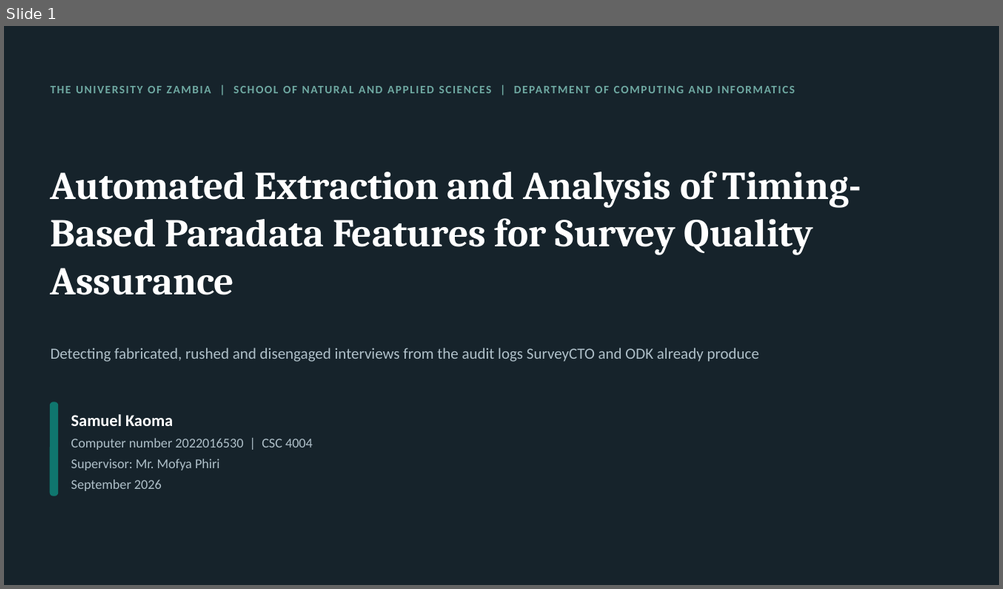
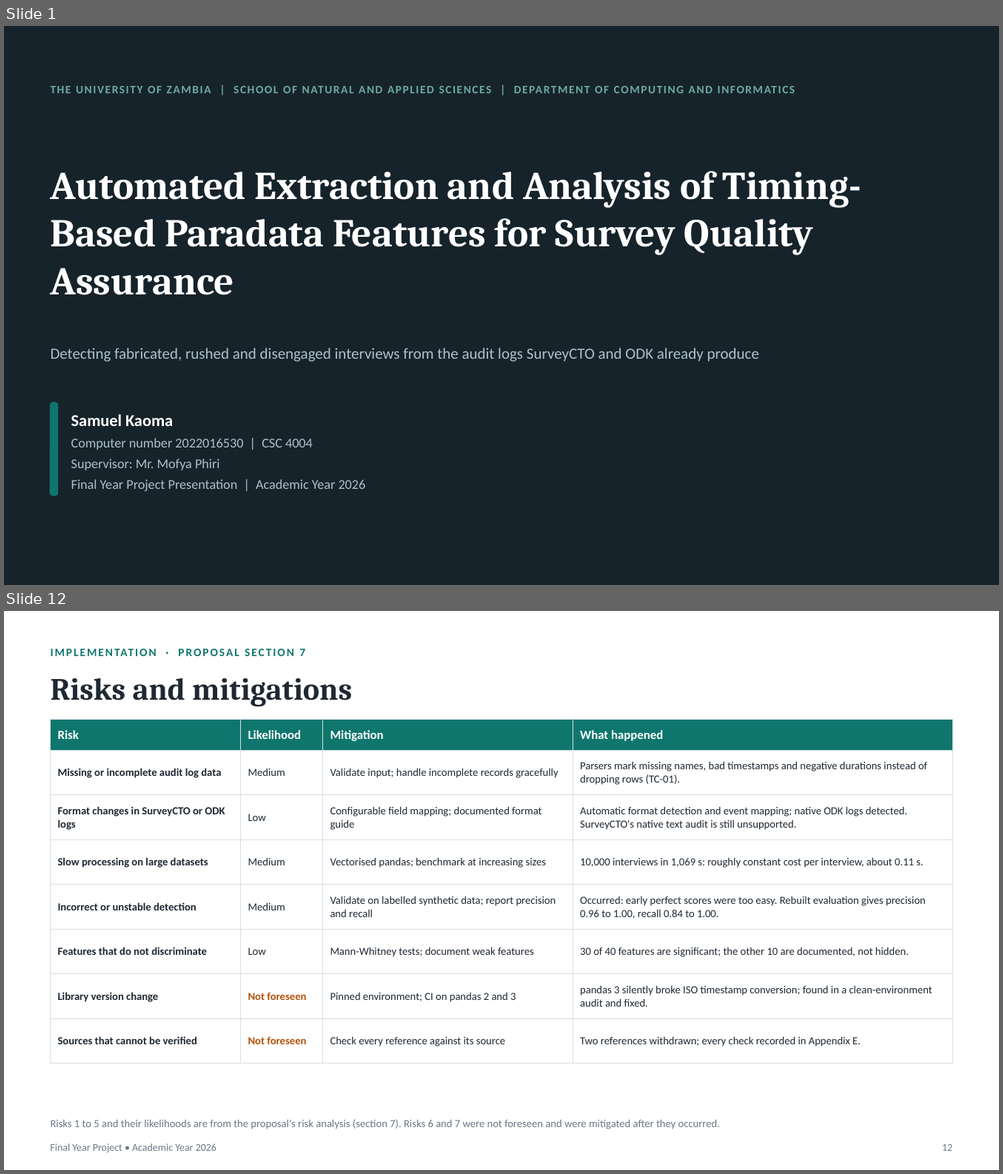
Before and after one commit to Samuelkaoma-eng/SKACE-TIME-DATA, a slide deck: docs/deliverables/Kaoma_Paradata_Presentation.pptx. Shown one above the other, each under a label of ours: slide 1 before the commit, slides 1 and 12 after it; the slides between them are not shown. The pictures are 1003x589 and 1003x1174 pixels, drawn with LibreOffice and Linux fonts; fonts in the diff are those of the drawing. Boxes give left, top, right and bottom in pixels: in the first picture for what was removed or moved away, otherwise in the second. Text is boxed around its words. In the diff, an @@ line names an element or a change of style, - is before the commit and + after.

Commit message:
Update the presentation deck
Recall gains in percentage points, the stress baseline on the baseline
slide, scaling as cost per interview, canonical profiles on the data slide,
data-quality flags named on the demo slide, and the reference check stated
as in Appendix E. Architecture now comes before data and lists the modules;
footer and slide numbers follow the template; 26 slides cut to 24.

```diff
--- a/docs/deliverables/Kaoma_Paradata_Presentation.pptx
+++ b/docs/deliverables/Kaoma_Paradata_Presentation.pptx
@@ slide 12 added at (4,611,999,1170), background #FFFFFF @@
@@ text added at (51,678,352,707), 30 pt, text #1F2933, bold @@
+Risks and mitigations
@@ table added at (51,719,952,1064), 8 rows, 4 columns @@
+Risk | Likelihood | Mitigation | What happened
+Missing or incomplete audit log data | Medium | Validate input; handle incomplete records gracefully | Parsers mark missing names, bad timestamps and negative durations instead of dropping rows (TC-01).
+Format changes in SurveyCTO or ODK logs | Low | Configurable field mapping; documented format guide | Automatic format detection and event mapping; native ODK logs detected. SurveyCTO's native text audit is still unsupported.
+Slow processing on large datasets | Medium | Vectorised pandas; benchmark at increasing sizes | 10,000 interviews in 1,069 s: roughly constant cost per interview, about 0.11 s.
+Incorrect or unstable detection | Medium | Validate on labelled synthetic data; report precision and recall | Occurred: early perfect scores were too easy. Rebuilt evaluation gives precision 0.96 to 1.00, recall 0.84 to 1.00.
+Features that do not discriminate | Low | Mann-Whitney tests; document weak features | 30 of 40 features are significant; the other 10 are documented, not hidden.
+Library version change | Not foreseen | Pinned environment; CI on pandas 2 and 3 | pandas 3 silently broke ISO timestamp conversion; found in a clean-environment audit and fixed.
+Sources that cannot be verified | Not foreseen | Check every reference against its source | Two references withdrawn; every check recorded in Appendix E.
@@ text added at (51,1120,720,1130), 10.5 pt, text #6B7785 @@
+Risks 1 to 5 and their likelihoods are from the proposal's risk analysis (section 7). Risks 6 and 7 were not foreseen and were mitigated after they occurred.
@@ text added at (250,1119,401,1130), 11 pt, text #0F766E, bold @@
+IMPLEMENTATION · PROPOSAL SECTION 7
@@ text added at (50,1144,216,1153), 10 pt, text #6B7785 @@
+Final Year Project • Academic Year 2026
@@ page number added at (942,1145,952,1151), 10 pt, text #6B7785 @@
+12
@@ slide 1 changed as well @@
@@ text at (71,480,366,491): text changed @@
-September 2026
+Final Year Project Presentation | Academic Year 2026
```
Also in this commit, not shown: 9 other slides changed, 13 other slides added, 21 slides removed.
